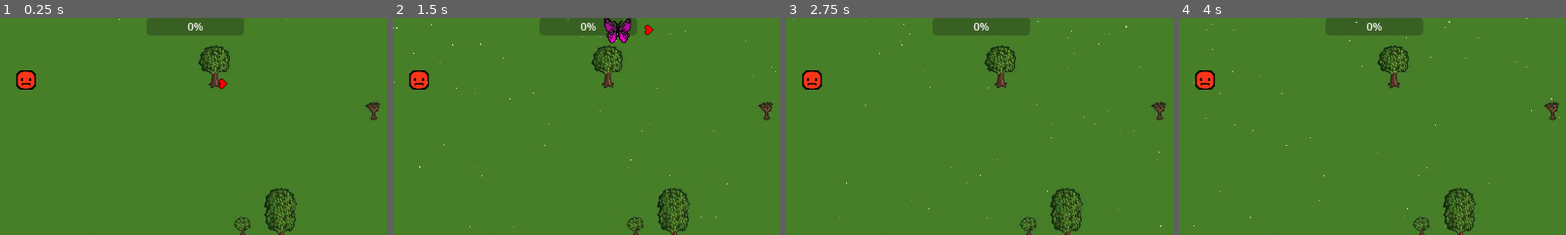
Above: before the commit, frames 1-4 (left to right).
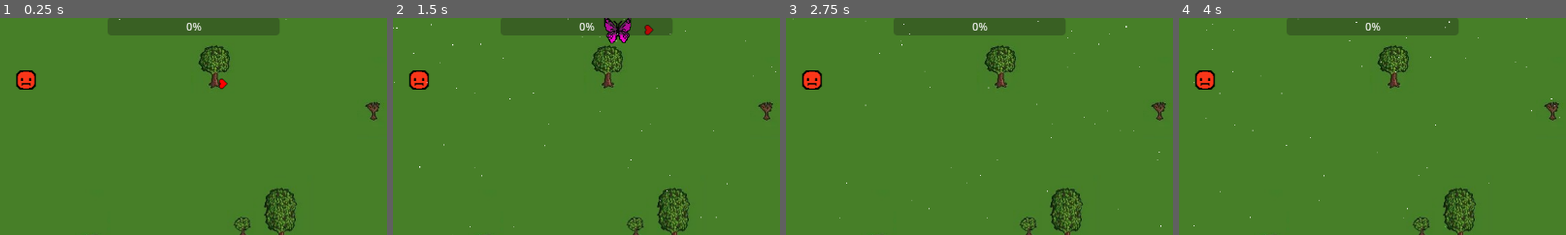
Above: after the commit, the same moments.

Repository: Robertas-Ba/joymakerGame
Game: Godot game, scene res://map.tscn
The game is run twice, just before and just after one commit, with the same random seed, the same clock (stepped at 60 frames per second) and the same inputs. This scene is started directly instead of the project's main scene.
Inputs:
- Up to frame 1 (0.25 s): no input
- Up to frame 2 (1.5 s): tap Enter at 0.5 s; hold W (move_up) 0.53-1.28 s; tap D (move_rigth) at 0.6, 1.35 s; hold S (move_down) from 1.28 s (still down)
- Up to frame 3 (2.75 s): release S (move_down) at 2.03 s; hold W (move_up) from 2.03 s (still down); tap D (move_rigth) at 2.1 s
- Up to frame 4 (4 s): tap D (move_rigth) at 2.85, 3.6 s; tap Space at 3.5 s; release W (move_up) at 3.53 s; hold A (move_left) from 3.53 s (still down)
The pictures show only the part of the screen within x 26-76%, y 0-50%; the shares and areas given below are measured in that part.

The runs differ from the first frame. In frame 1, 1.6% of the frame differs, in the area x 27-73%, y 0-9%; in frame 2, 1.6%; in frame 3, 1.6%; in frame 4, 1.6%.

Commit message:
mad progress bar more visable

Diff:
--- a/map.tscn
+++ b/map.tscn
@@ -80,9 +80,9 @@
 
 [node name="ProgressBar" type="ProgressBar" parent="."]
 layout_mode = 0
-offset_left = 519.0
+offset_left = 461.0
 offset_top = 1.0
-offset_right = 664.0
+offset_right = 717.0
 offset_bottom = 28.0
 theme_override_styles/fill = SubResource("StyleBoxFlat_iw27f")
 
